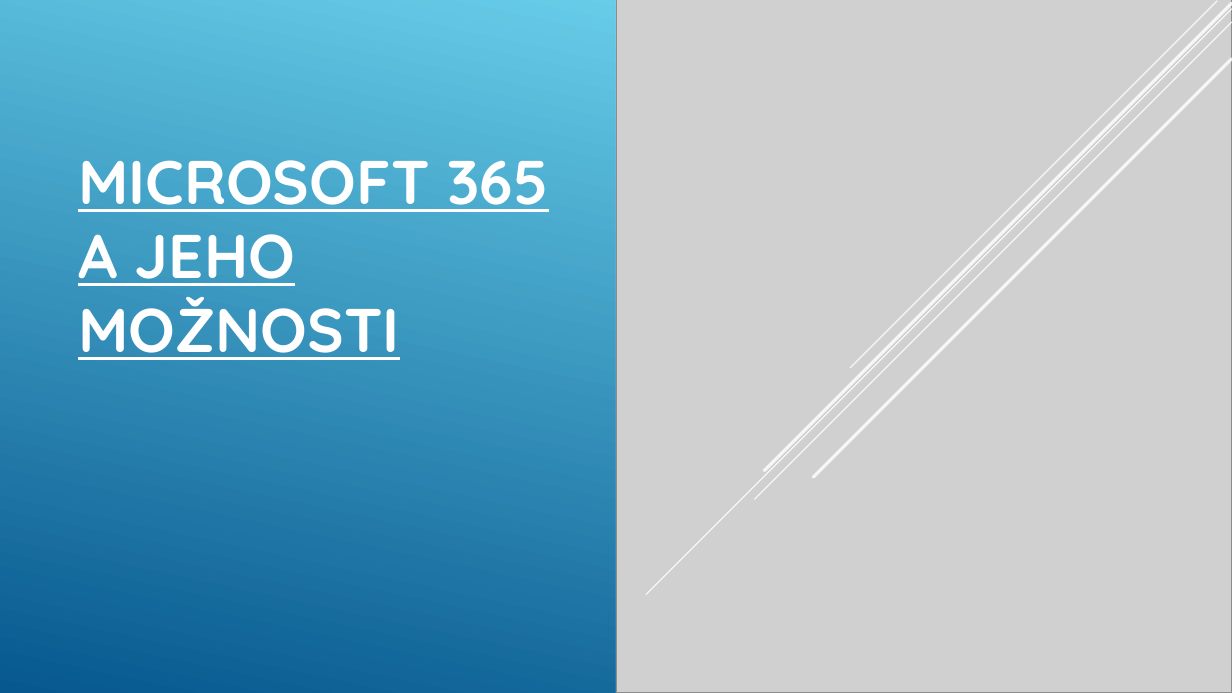
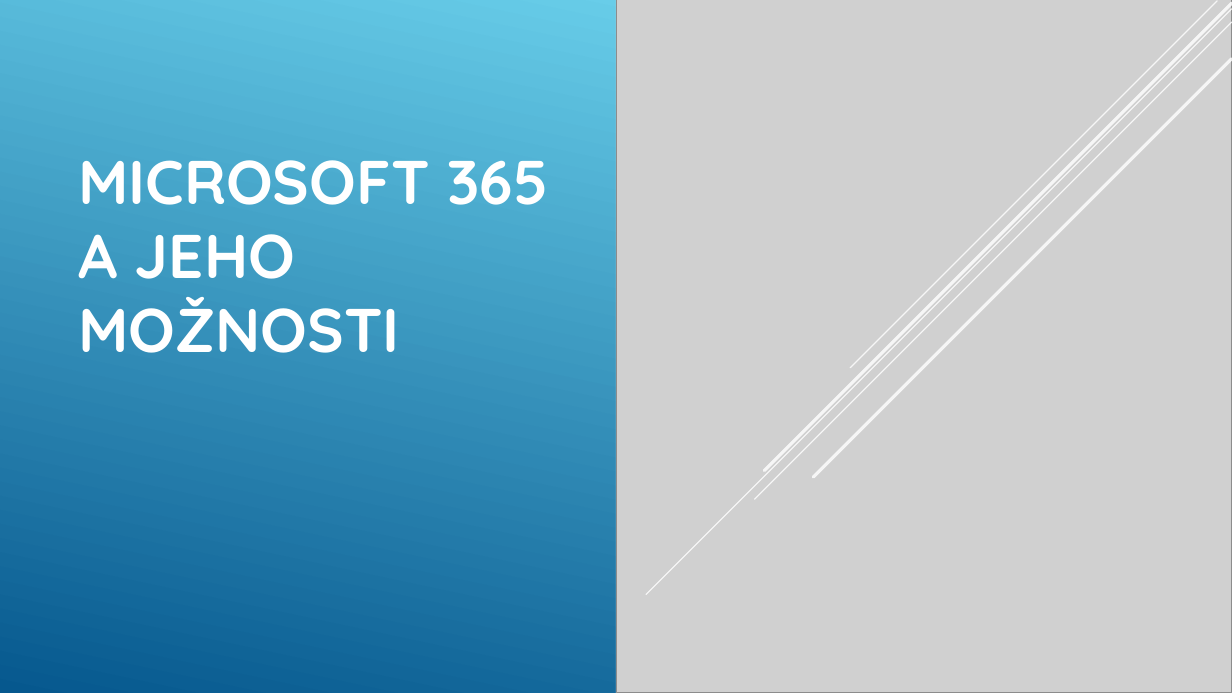
Before and after one commit to machacekadam/Office-365-a-jeho-mo-nosti, a slide deck: slide 1 of Machacek.pptx. Drawn at 1232x693 pixels with LibreOffice and Linux fonts; fonts in the diff are those of the drawing; grey boxes stand for pictures. Boxes give left, top, right and bottom in pixels: in the first picture for what was removed or moved away, otherwise in the second. Text is boxed around its words. In the diff, an @@ line names an element or a change of style, - is before the commit and + after.

```diff
--- a/Machacek.pptx
+++ b/Machacek.pptx
@@ title "MICROSOFT 365 A JEHO MOŽNOSTI" at (78,160,550,353): underline off @@
```
Also in this commit, not shown: 19 other slides changed.
